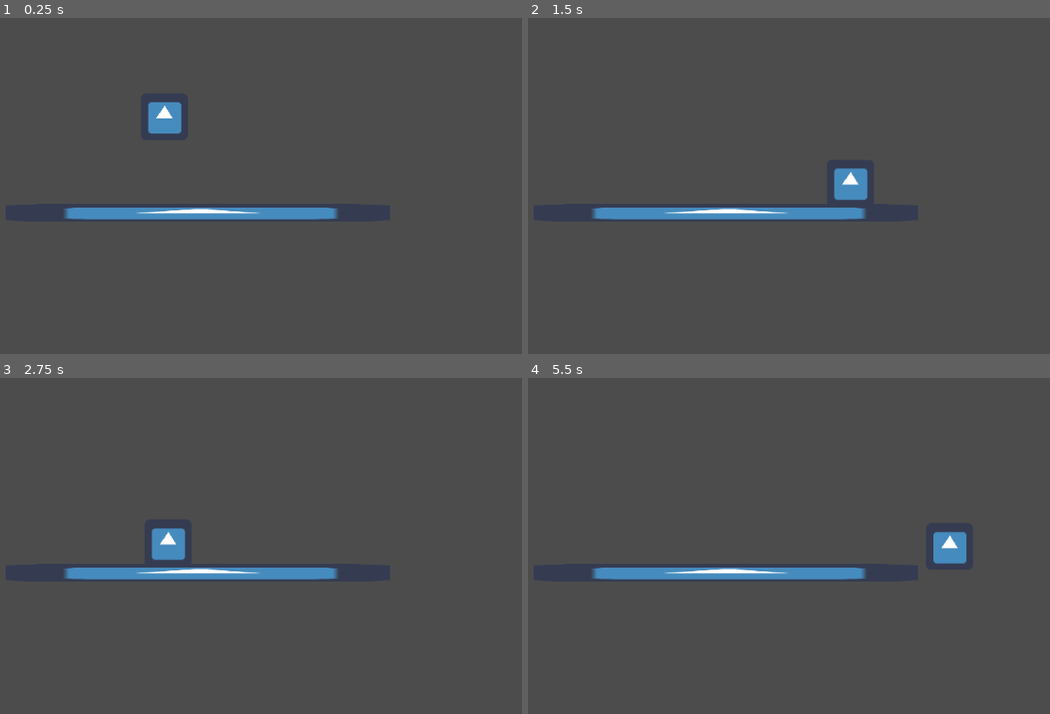
Above: before the commit, frames 1-4 (two rows, left to right).
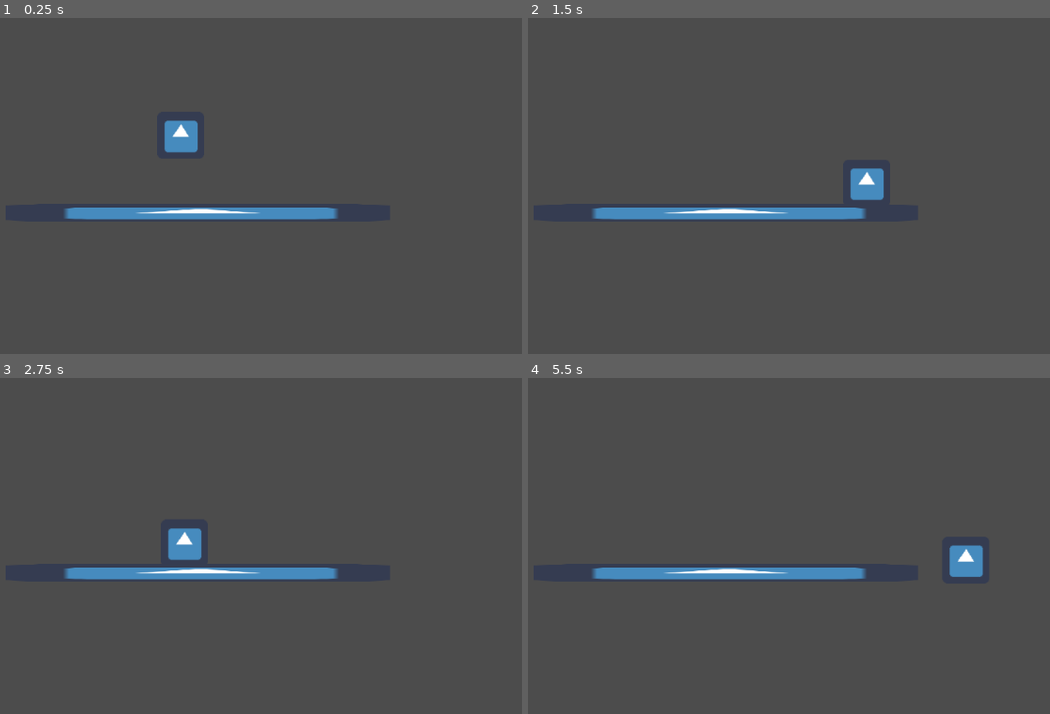
Above: after the commit, the same moments.

Repository: IgorBayerl/godot-game-liliths-crusade
Game: Godot game, scene res://src/Scenes/Main.tscn
The game is run twice, just before and just after one commit, with the same random seed, the same clock (stepped at 60 frames per second) and the same inputs. Before the commit the project has no main scene; this scene is started directly in both runs. The engine's default icon, where the game draws it, is replaced by a stand-in: a white triangle on a blue panel in a dark square.
Inputs (mouse positions are in pixels of both pictures, inside the frame that each line leads up to):
- Up to frame 1 (0.25 s): no input
- Up to frame 2 (1.5 s): move the mouse to (929, 112) at 0.52 s; hold D (move_RIGHT) 0.53-1.25 s; click (929, 112) at 0.67 s; tap J (jump) at 0.77 s; drag from (611, 155) to (726, 222) at 1.27 s
- Up to frame 3 (2.75 s): tap Enter at 2 s; move the mouse to (307, 398) at 2.02 s; hold A (move_LEFT) from 2.03 s (still down)
- Up to frame 4 (5.5 s): release A (move_LEFT) at 2.75 s; drag from (726, 582) to (538, 428) at 2.77 s; tap Space at 3.5 s; move the mouse to (987, 559) at 3.52 s; hold D (move_RIGHT) 3.53-4.25 s; tap J (jump) at 3.77 s; drag from (538, 428) to (648, 384) at 4.27 s; tap Enter at 5 s; move the mouse to (799, 495) at 5.02 s; hold D (move_RIGHT) from 5.03 s (still down); click (799, 495) at 5.17 s

The runs differ from the first frame. In frame 1, 1.0% of the frame differs, in the area x 28-38%, y 24-41%; in frame 2, 0.7%; in frame 3, 0.7%; in frame 4, 0.9%.

Commit message:
gitIgnore

Diff:
--- a/project.godot
+++ b/project.godot
@@ -16,6 +16,7 @@
 [application]
 
 config/name="Jogo Godot"
+run/main_scene="res://src/Scenes/Main.tscn"
 config/icon="res://icon.png"
 
 [input]
--- a/src/Scenes/Main.tscn
+++ b/src/Scenes/Main.tscn
@@ -9,7 +9,7 @@
 [node name="Main" type="Node2D"]
 
 [node name="Player" parent="." instance=ExtResource( 1 )]
-position = Vector2( 417, 176 )
+position = Vector2( 439.224, 201.398 )
 JUMP_FORCE = -1000
 
 [node name="StaticBody2D" type="StaticBody2D" parent="."]
Not shown, changed: .gitignore
